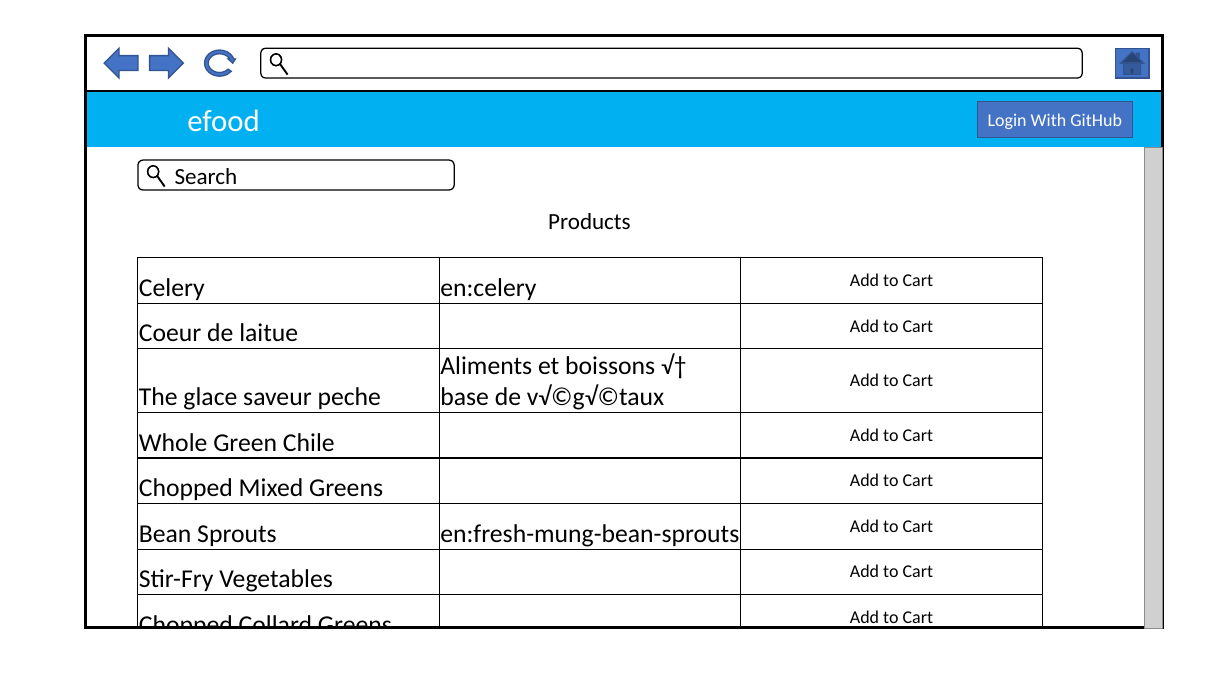
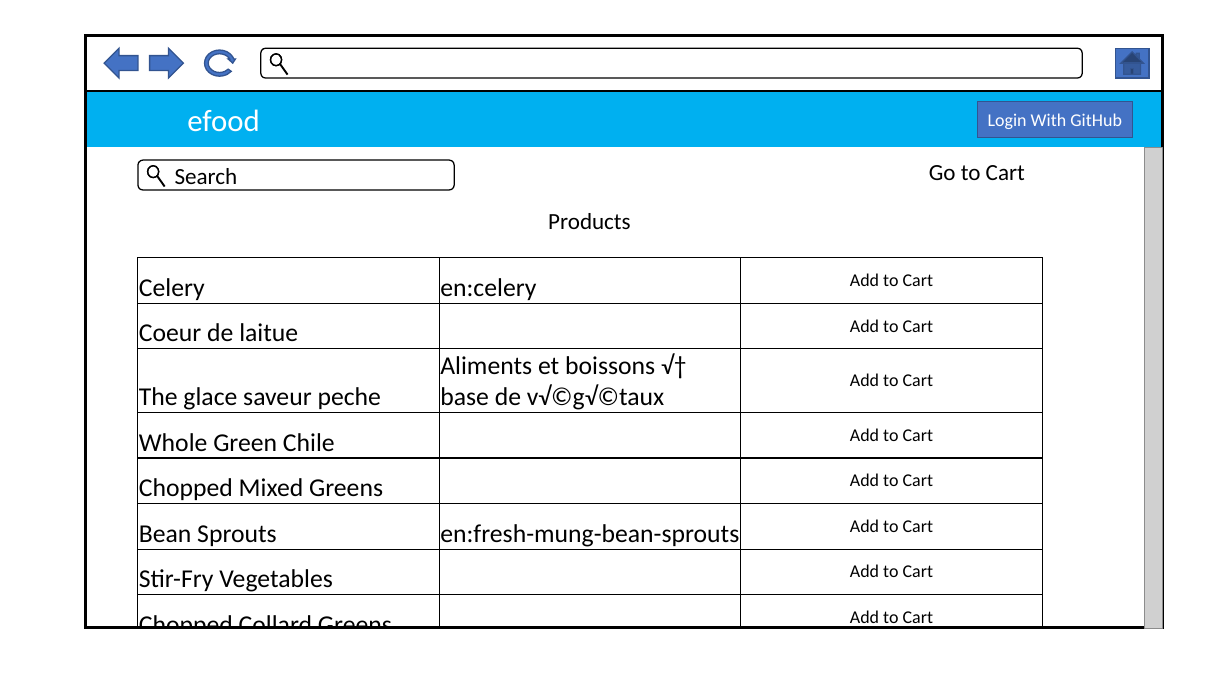
Before and after one commit to thomasstern123-zz/tech-challenge, a slide deck: slide 1 of design/mockups.pptx. Drawn at 1232x693 pixels with LibreOffice and Linux fonts; fonts in the diff are those of the drawing; grey boxes stand for pictures. Boxes give left, top, right and bottom in pixels: in the first picture for what was removed or moved away, otherwise in the second. Text is boxed around its words. In the diff, an @@ line names an element or a change of style, - is before the commit and + after.

Commit message:
Search Bar & Initial Cart Implementation
-created cart_controller
-added cart show route
-generated add_cart migration
-ran migration
-created cart schema
-implemented search bar function in products/index.html
-configured routes
-created add to cart button/route on products/show.html

```diff
--- a/design/mockups.pptx
+++ b/design/mockups.pptx
@@ text added at (929,165,1025,180), 18 pt, text #000000 @@
+Go to Cart
```
Also in this commit, not shown: 1 other slide changed, 10 other files.
